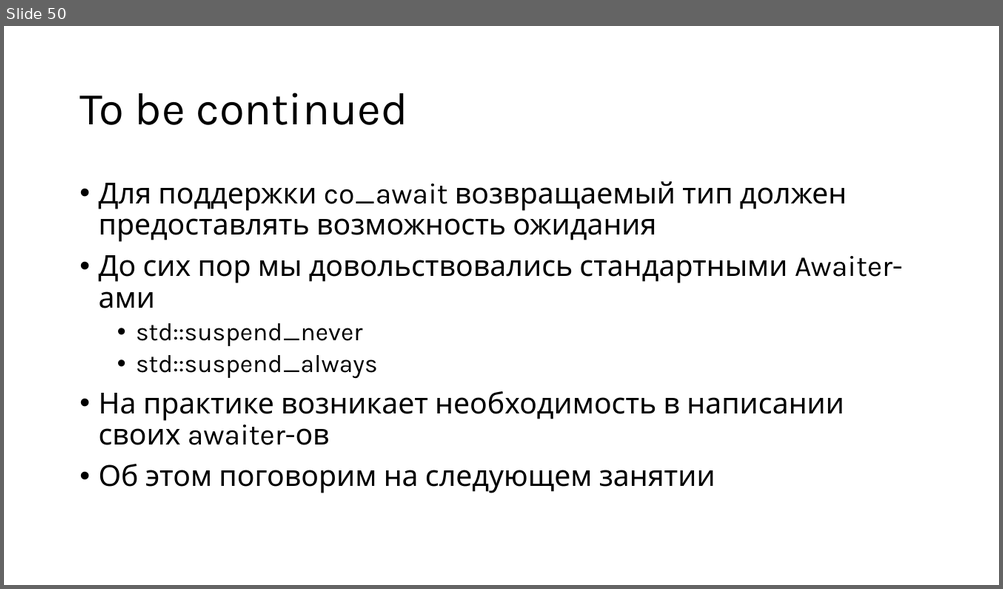
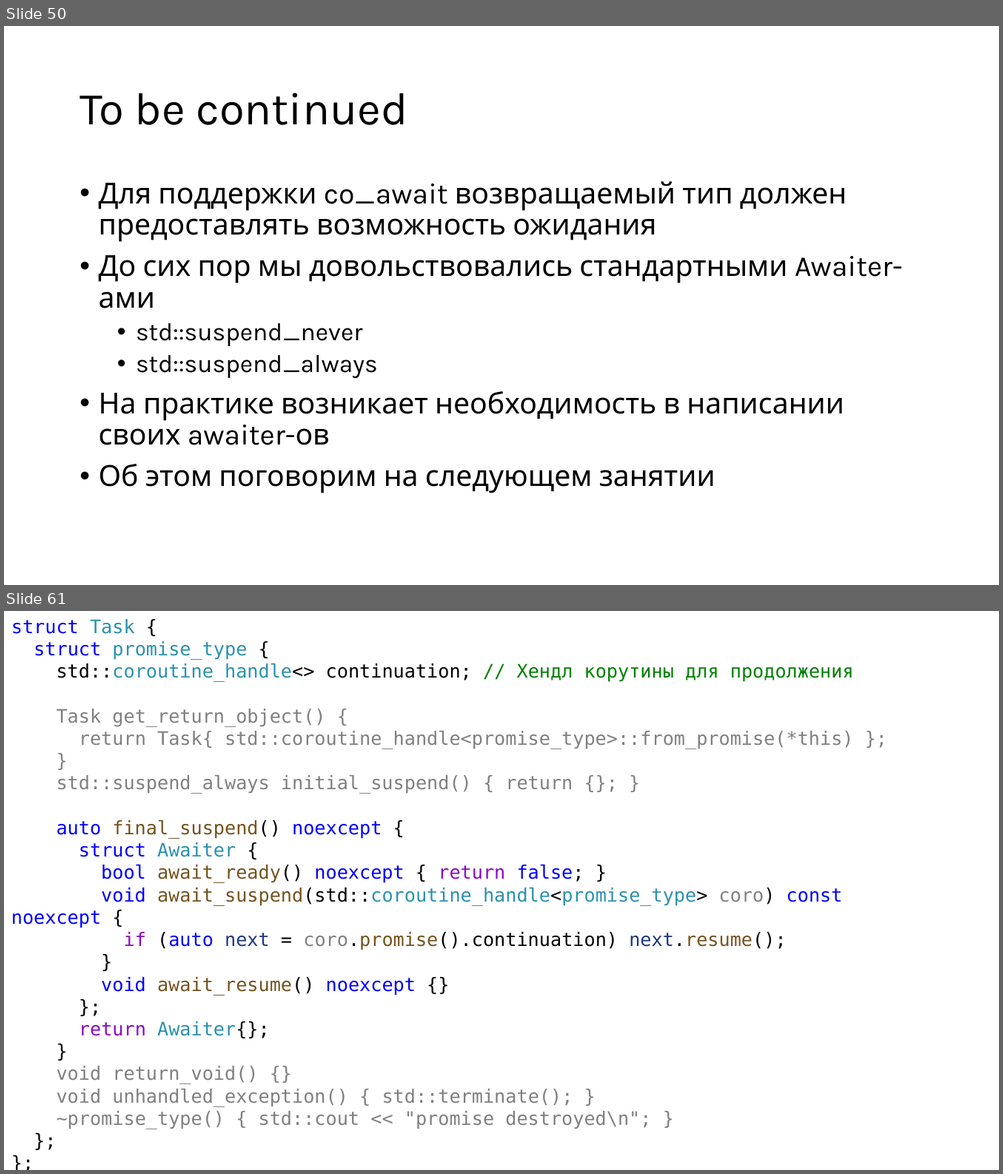
Before and after one commit to alexey-malov/pc, a slide deck: lectures/12/Coroutines.pptx. Shown one above the other, each under a label of ours: slide 50 before the commit, slides 50 and 61 after it; the slides between them are not shown. The pictures are 1003x589 and 1003x1174 pixels, drawn with LibreOffice and Linux fonts; fonts in the diff are those of the drawing. Boxes give left, top, right and bottom in pixels: in the first picture for what was removed or moved away, otherwise in the second. Text is boxed around its words. In the diff, an @@ line names an element or a change of style, - is before the commit and + after.

```diff
--- a/lectures/12/Coroutines.pptx
+++ b/lectures/12/Coroutines.pptx
@@ slide 61 added at (4,611,999,1170), background #FFFFFF @@
@@ text added at (11,619,854,1130), 18 pt, text #808080 @@
+struct Task {
+struct promise_type {
+std::coroutine_handle<> continuation; // Хендл корутины для продолжения
+Task get_return_object() {
+return Task{ std::coroutine_handle<promise_type>::from_promise(*this) };
+}
+std::suspend_always initial_suspend() { return {}; }
+auto final_suspend() noexcept {
+struct Awaiter {
+bool await_ready() noexcept { return false; }
+void await_suspend(std::coroutine_handle<promise_type> coro) const noexcept {
+if (auto next = coro.promise().continuation) next.resume();
+}
+void await_resume() noexcept {}
+};
+return Awaiter{};
+}
+void return_void() {}
+void unhandled_exception() { std::terminate(); }
+~promise_type() { std::cout << "promise destroyed\n"; }
+};
+};
```
Also in this commit, not shown: 2 slides changed, 25 other slides added, 4 slides removed, 3 other files.
